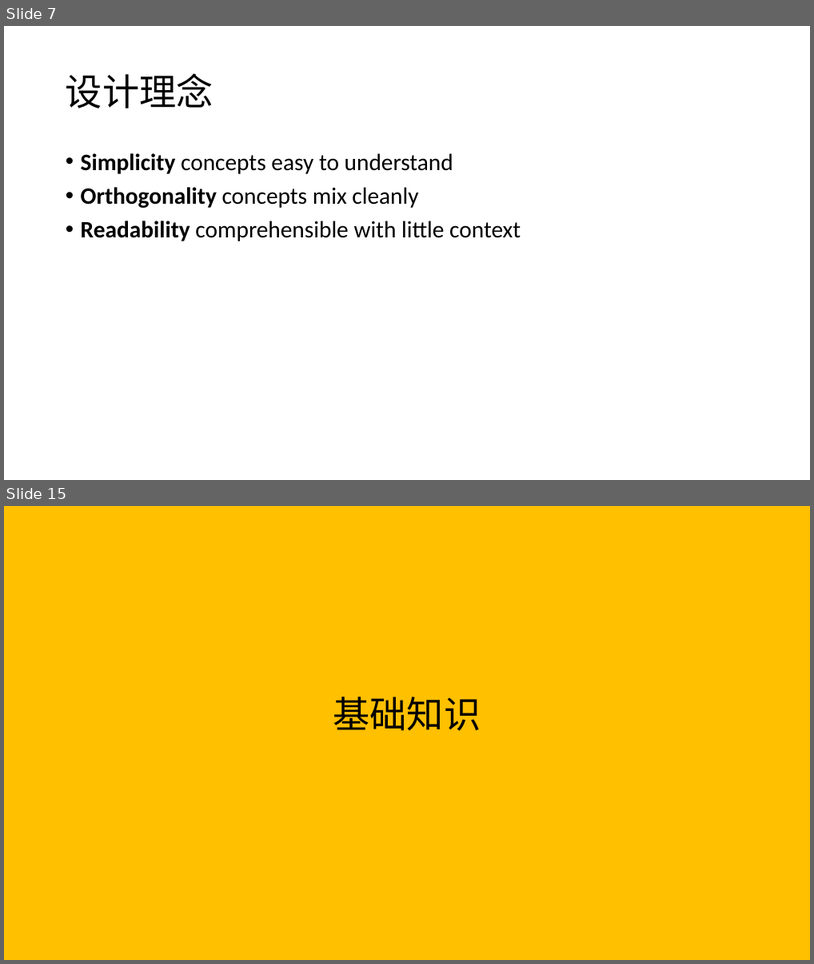
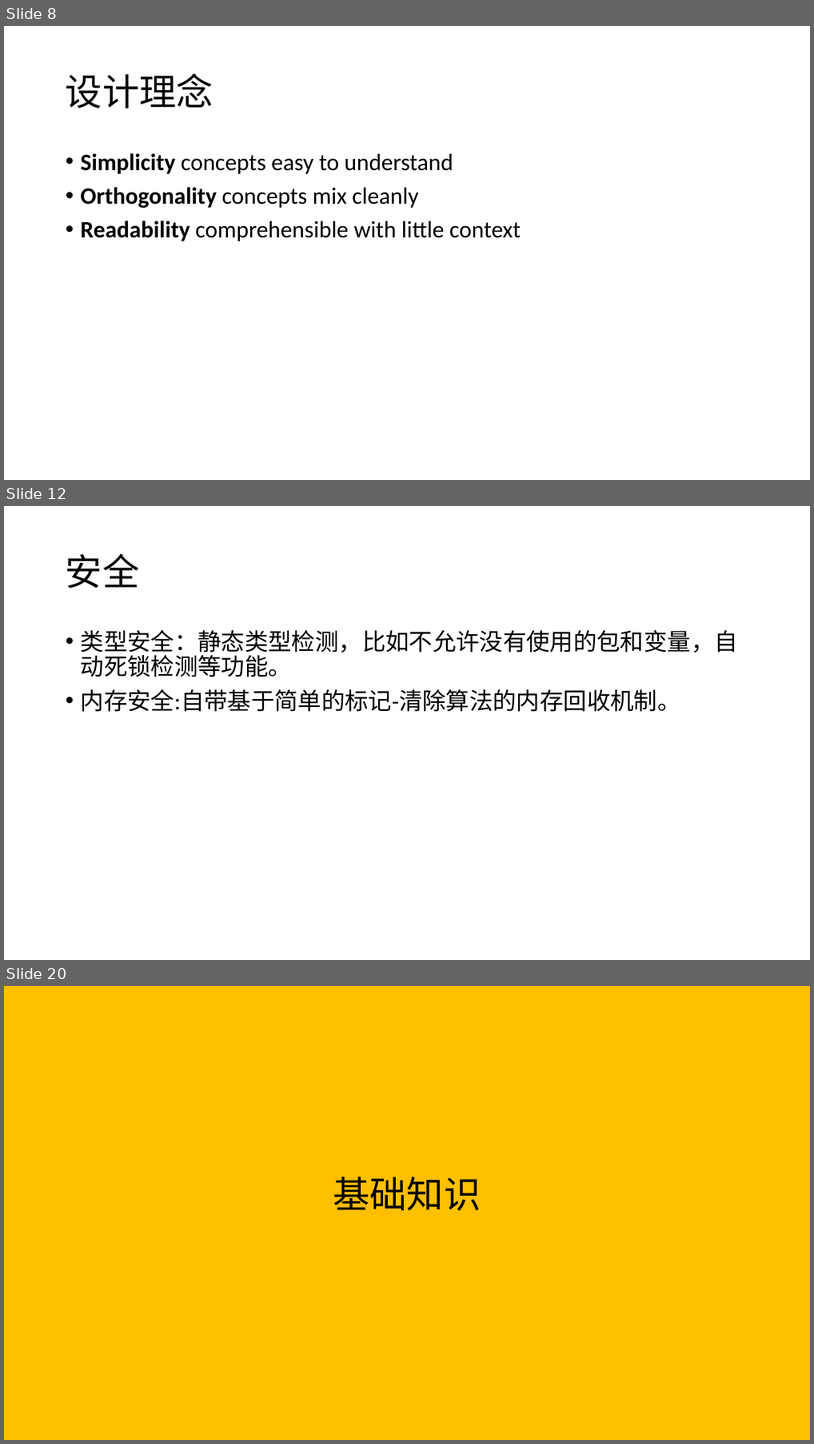
Before and after one commit to hongzhenglin/golearning, a slide deck: go学习笔记.pptx. Shown one above the other, each under a label of ours: slides 7 and 15 before the commit, slides 8, 12 and 20 after it; the slides between them are not shown. The pictures are 814x964 and 814x1444 pixels, drawn with LibreOffice and Linux fonts; fonts in the diff are those of the drawing. Boxes give left, top, right and bottom in pixels: in the first picture for what was removed or moved away, otherwise in the second. Text is boxed around its words. In the diff, an @@ line names an element or a change of style, - is before the commit and + after.

```diff
--- a/go学习笔记.pptx
+++ b/go学习笔记.pptx
@@ slide 12 added at bbox=[4, 506, 810, 960], background #FFFFFF @@
@@ title added at bbox=[66, 554, 139, 588], 44 pt, text #000000 @@
+安全
@@ text added at bbox=[81, 630, 738, 712], 28 pt, text #000000 @@
+• 类型安全：静态类型检测，比如不允许没有使用的包和变量，自动死锁检测等功能。
+• 内存安全:自带基于简单的标记-清除算法的内存回收机制。
@@ what was slide 7 is now slide 8 @@
@@ what was slide 15 is now slide 20 @@
```
Also in this commit, not shown: 9 slides changed, 17 other slides added, 2 slides removed.
